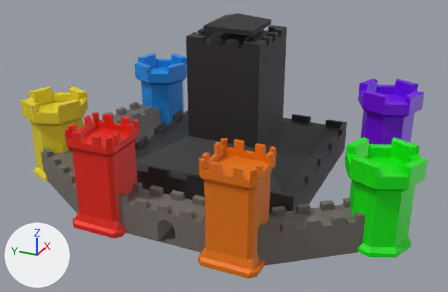
The Blender file asset_main_city/castle.blend, before and after one commit.
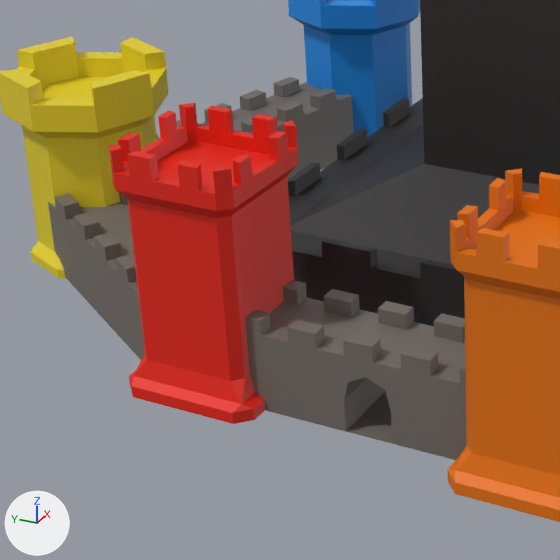
Old and new are each drawn whole from a camera (50 mm lens) standing at (-70.0, -31.2, 40.1) and looking at (-2.6, -0.8, 6.4) and again close up on the part from 5% to 54% of the width and 24% to 100% of the height. The axes (+X, +Y, +Z) are drawn at lower left. The lights are the same throughout.
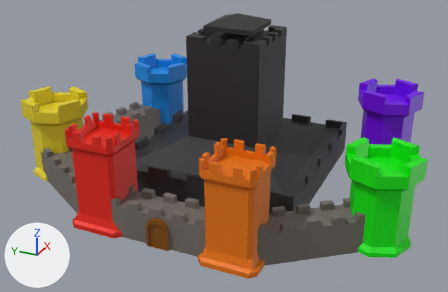
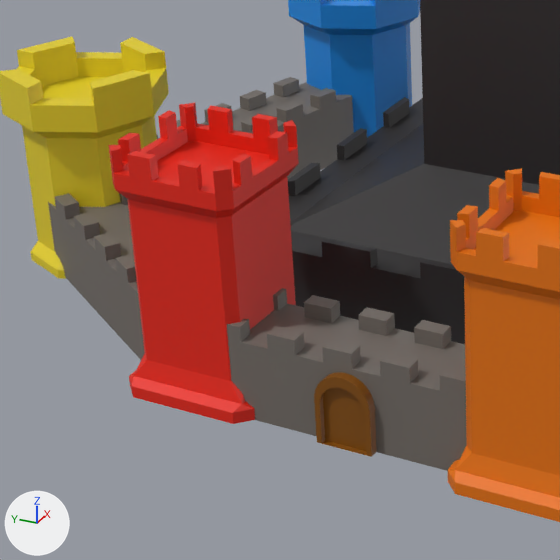
Boxes (x1, y1, x2, y2) around the edits, measured in the close-ups (560 x 560 px):
'Cylinder.004', reshaped, moved, rescaled
    before: (245, 280, 467, 460)
    after: (314, 372, 377, 457)
'Cube.003', added
    after: (227, 288, 467, 471)
part 1 of me_cylinder_004, deleted
    before: (245, 280, 467, 460)
part 2 of me_cylinder_004, added (brown)
    after: (314, 372, 377, 457)

Patch to the scene script:
```diff
--- a/asset_main_city/castle.blend.py
+++ b/asset_main_city/castle.blend.py
@@ mat_wood @@
+mat_wood = principled_material('wood')
+mat_wood.base_color = (0.227, 0.0745, 0.0)  # brown #834d00
@@ me_cylinder_004 @@
 # used by ob_cylinder_004; location = (-20.87, -0.3, 2.02); rotation_euler = (0.0, 1.571, 0.0), in degrees (0, 90, 0); scale = (1.25, 1.2, 1.0)
-me_cylinder_004.from_pydata(...)  # 150 vertices, 76 faces; spans x -2.29..1.55, y -5.08..6.92, z 3.42..7.45
-me_cylinder_004.materials.append(mat_material_001)  # grey #736d67
+me_cylinder_004.from_pydata(...)  # 76 vertices, 61 faces; spans x -1.0..1.64, y -1.0..1.0, z -1.0..-0.55
+# me_cylinder_004 part 1: the whole mesh is rebuilt
+# me_cylinder_004 part 2
+# 38 vertices are added at x -1.0..1.64, y -1.0..1.0, z -1.0
+# 19 new vertices lie (0.0, 0.0, 0.45) away from vertices in x -1.0..1.64, y -1.0..1.0, z -1.0
+# 19 new vertices lie (0.0, 0.0, 0.21) away from vertices in x -0.63..1.64, y -0.81..0.81, z -1.0
+# 61 new faces join them
+me_cylinder_004.materials.append(mat_wood)  # brown #834d00
@@ ob_cylinder_004 @@
 ob_cylinder_004 = bpy.data.objects.new('Cylinder.004', me_cylinder_004)
-ob_cylinder_004.location = (-20.87, -0.3, 2.02)
+ob_cylinder_004.location = (-17.33, 0.25, 2.41)
 ob_cylinder_004.rotation_euler = (0.0, 1.571, 0.0)  # degrees (0, 90, 0)
-ob_cylinder_004.scale = (1.25, 1.2, 1.0)
+ob_cylinder_004.scale = (1.41, 1.41, 1.41)
@@ ob_cube_003 @@
+ob_cube_003 = bpy.data.objects.new('Cube.003', me_cube_005.copy())  # the mesh of ob_cube_005
+ob_cube_003.location = (-16.28, 1.36, 2.47)
+ob_cube_003.scale = (2.0, 7.2, 2.4)
```
